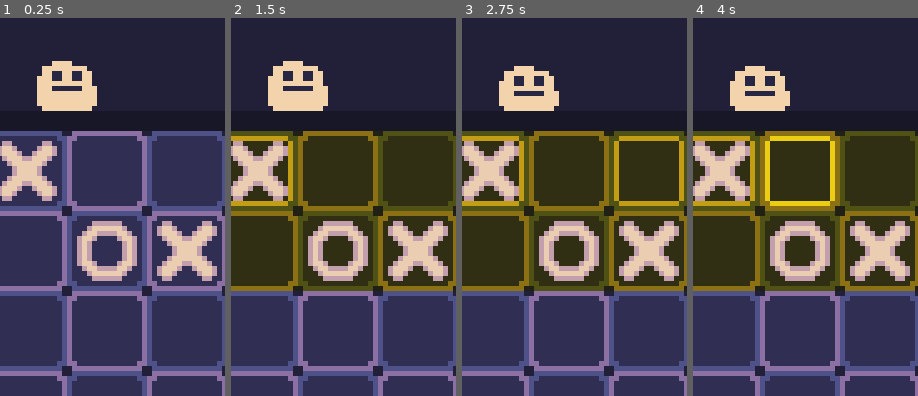
Above: before the commit, frames 1-4 (left to right).
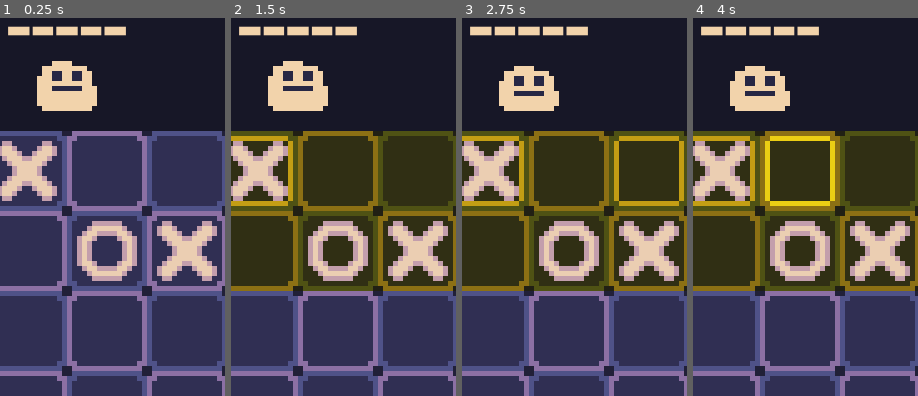
Above: after the commit, the same moments.

Repository: CasualShrub/TacTic
Game: Godot game, scene res://Scenes/DefaultScene.tscn
Two runs of this game, one before a commit and one after it. Both use one fixed random seed, a clock stepped at 60 frames per second and the inputs below.
Inputs (mouse positions are % of the whole screen's width and height, from its top left):
- Up to frame 1 (0.25 s): no input
- Up to frame 2 (1.5 s): drag from (14, 37) to (50, 58) at 0.52 s; drag from (32, 37) to (50, 58) at 1.27 s
- Up to frame 3 (2.75 s): move the mouse to (50, 37) at 2.02 s; click (50, 37) at 2.1 s
- Up to frame 4 (4 s): drag from (68, 37) to (14, 37) at 2.77 s; drag from (86, 37) to (32, 37) at 3.52 s
The pictures show only the part of the screen within x 8-58%, y 17-67%; the shares and areas given below are measured in that part.

The runs differ from the first frame. In frame 1, 1.3% of the frame differs, in the area x 3-56%, y 2-5%; in frame 2, 1.3%; in frame 3, 1.3%; in frame 4, 1.3%.

Commit message:
Added health bar to PlayerPanel

Diff:
--- /dev/null
+++ b/TacTic/Scenes/HealthBar.tscn
@@ -0,0 +1,29 @@
+[gd_scene load_steps=2 format=3 uid="uid://dlcgsoau2fm0h"]
+
+[ext_resource type="SpriteFrames" uid="uid://6oxdld8nvxrr" path="res://SpriteFrames/HealthBar.tres" id="1_y8811"]
+
+[node name="HealthBar" type="Node2D"]
+
+[node name="Three" type="AnimatedSprite2D" parent="."]
+sprite_frames = ExtResource("1_y8811")
+animation = &"alive"
+
+[node name="One" type="AnimatedSprite2D" parent="."]
+position = Vector2(-32, 0)
+sprite_frames = ExtResource("1_y8811")
+animation = &"alive"
+
+[node name="Two" type="AnimatedSprite2D" parent="."]
+position = Vector2(-16, 0)
+sprite_frames = ExtResource("1_y8811")
+animation = &"alive"
+
+[node name="Four" type="AnimatedSprite2D" parent="."]
+position = Vector2(16, 0)
+sprite_frames = ExtResource("1_y8811")
+animation = &"alive"
+
+[node name="Five" type="AnimatedSprite2D" parent="."]
+position = Vector2(32, 0)
+sprite_frames = ExtResource("1_y8811")
+animation = &"alive"
--- a/TacTic/Scenes/PlayerPanel.tscn
+++ b/TacTic/Scenes/PlayerPanel.tscn
@@ -1,11 +1,13 @@
-[gd_scene load_steps=3 format=3 uid="uid://curkyydbq40r4"]
+[gd_scene load_steps=4 format=3 uid="uid://curkyydbq40r4"]
 
 [ext_resource type="SpriteFrames" uid="uid://2tmlq3kgs7s3" path="res://SpriteFrames/PlayerCharacter.tres" id="1_l3krh"]
 [ext_resource type="SpriteFrames" uid="uid://bwwbp3g4jso8" path="res://SpriteFrames/NoChaser.tres" id="2_lhf2x"]
+[ext_resource type="PackedScene" uid="uid://dlcgsoau2fm0h" path="res://Scenes/HealthBar.tscn" id="3_mwtcu"]
 
 [node name="PlayerPanel" type="Node2D"]
 
 [node name="PanelArea" type="ColorRect" parent="."]
+visible = false
 offset_left = -40.0
 offset_top = -16.0
 offset_right = 40.0
@@ -30,3 +32,7 @@
 sprite_frames = ExtResource("2_lhf2x")
 animation = &"idle"
 autoplay = "idle"
+
+[node name="HealthBar" parent="." instance=ExtResource("3_mwtcu")]
+position = Vector2(-24, 0)
+scale = Vector2(0.3, 0.3)
--- /dev/null
+++ b/TacTic/SpriteFrames/HealthBar.tres
@@ -0,0 +1,30 @@
+[gd_resource type="SpriteFrames" load_steps=4 format=3 uid="uid://6oxdld8nvxrr"]
+
+[ext_resource type="Texture2D" uid="uid://btbbm77ujbtvr" path="res://Art/HealthBar.png" id="1_1l5ne"]
+
+[sub_resource type="AtlasTexture" id="AtlasTexture_b0waw"]
+atlas = ExtResource("1_1l5ne")
+region = Rect2(32, 0, 16, 16)
+
+[sub_resource type="AtlasTexture" id="AtlasTexture_alugp"]
+atlas = ExtResource("1_1l5ne")
+region = Rect2(48, 0, 16, 16)
+
+[resource]
+animations = [{
+"frames": [{
+"duration": 1.0,
+"texture": SubResource("AtlasTexture_b0waw")
+}],
+"loop": true,
+"name": &"alive",
+"speed": 5.0
+}, {
+"frames": [{
+"duration": 1.0,
+"texture": SubResource("AtlasTexture_alugp")
+}],
+"loop": true,
+"name": &"dead",
+"speed": 5.0
+}]
